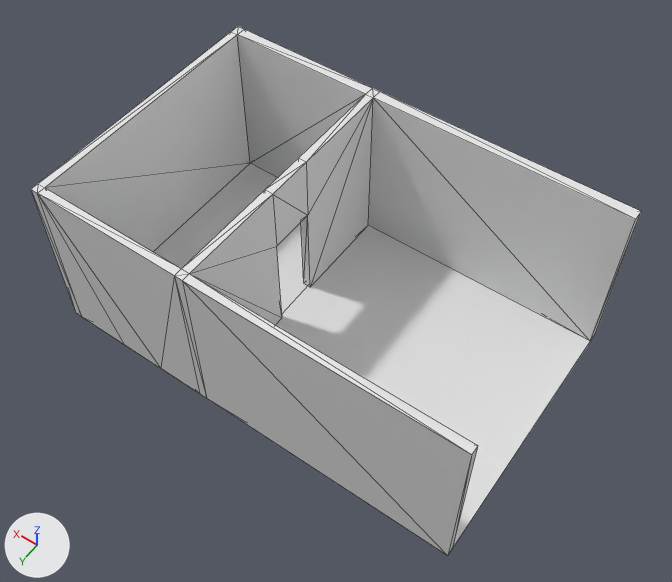
The FBX model cookies/Assets/Models/Housing/porn_studio.FBX as it was, and as the next commit left it.
The view is the same before and after, from a 50 mm lens placed at (-5.39, 7.0, 11.87), pointed at (-0.53, 0.2, 1.18). The lights are fixed; the arrows at lower left show +X, +Y and +Z. Mesh edges are drawn as thin lines. Materials are left out; every surface is plain grey. Where no turn or scale is listed for an object, it has been applied to the vertices.

In view in the first picture: 'studio_floor', 'studio_walls'.
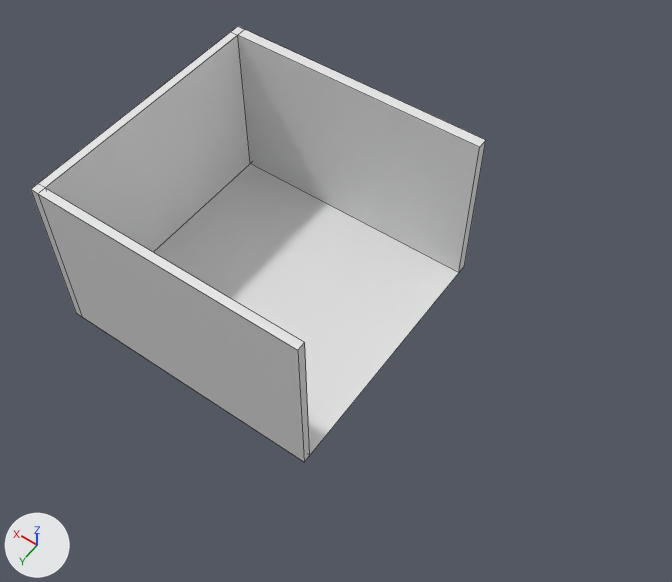
The newer file is also turned or shifted as a whole; pictures and numbers use the older file's frame.

The edits, one by one:
me_mesh_001 has 6 vertices, 2 faces and spans x -3.77..3.11, y -2.21..2.21, z 0.0.
me_mesh_001 is used by ob_studio_floor; location (0.0, 0.0, 0.0).
Verts and faces of me_mesh_001; kept vertices keep their numbers, new ones are numbered from 6.
Before the commit, vertices of me_mesh_001: 0 (3.11, 2.21, 0.0) at pixel (76, 313), 1 (-3.77, 2.21, 0.0) at pixel (447, 555), 2 (-3.77, -2.21, 0.0) at pixel (595, 333), 3 (3.11, -2.21, 0.0), 4 (0.44, -2.21, 0.0).
Before the commit, vertices of me_mesh_001: 5 (0.44, 2.21, 0.0) at pixel (204, 396).
Part 1, on me_mesh_001:
Vertices deleted: 1, 2, 4, 5 (with the faces that use them).
New vertex 6 is at (-1.41, 2.21, 0.0), pixel (304, 462).
New vertex 7 is at (-1.41, -2.21, 0.0), pixel (464, 266).
New faces: (0, 6, 7, 3).
me_mesh is used by ob_studio_walls; location (0.0, 0.0, 0.0).
me_mesh had 56 vertices, 110 faces and spanned x -3.77..3.11, y -2.21..2.21, z 0.0..2.8.
me_mesh now has 24 vertices, 22 faces and spans x -1.41..3.11, y -2.21..2.21, z 0.0..2.8.
Part 2, on me_mesh:
48 vertices are removed from x -3.77..2.98, y -2.21..2.21, z 0.0..2.8.
110 faces are deleted.
8 new vertices lie (-0.14, 0.0, 0.0) away from vertices in x 3.11, y -2.21..2.21, z 0.0..2.8.
8 new vertices lie (-4.38, 0.0, 0.0) away from vertices in x 2.97, y -2.21..2.21, z 0.0..2.8.
22 new faces join them.

Pixel boxes (x1, y1, x2, y2) of what changed, in the pictures (672 x 582 px):
'studio_walls', reshaped (25% narrower, 18% shorter): before (31, 26, 641, 556); after (31, 26, 486, 462)
'studio_floor', reshaped (30% narrower, 24% shorter): before (153, 164, 590, 547); after (154, 164, 459, 455)
